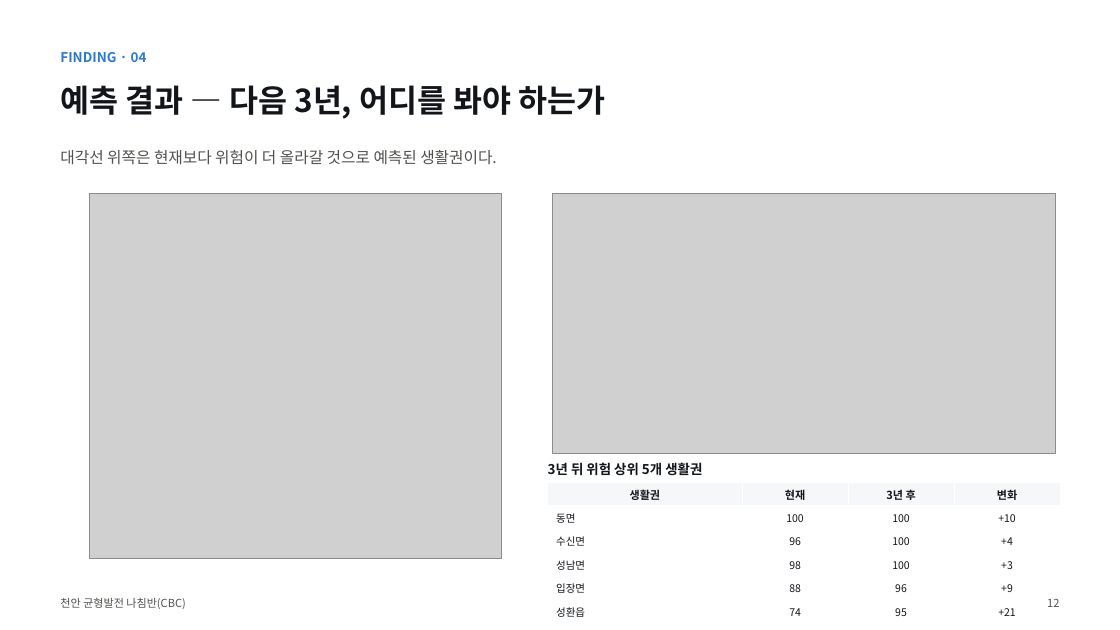
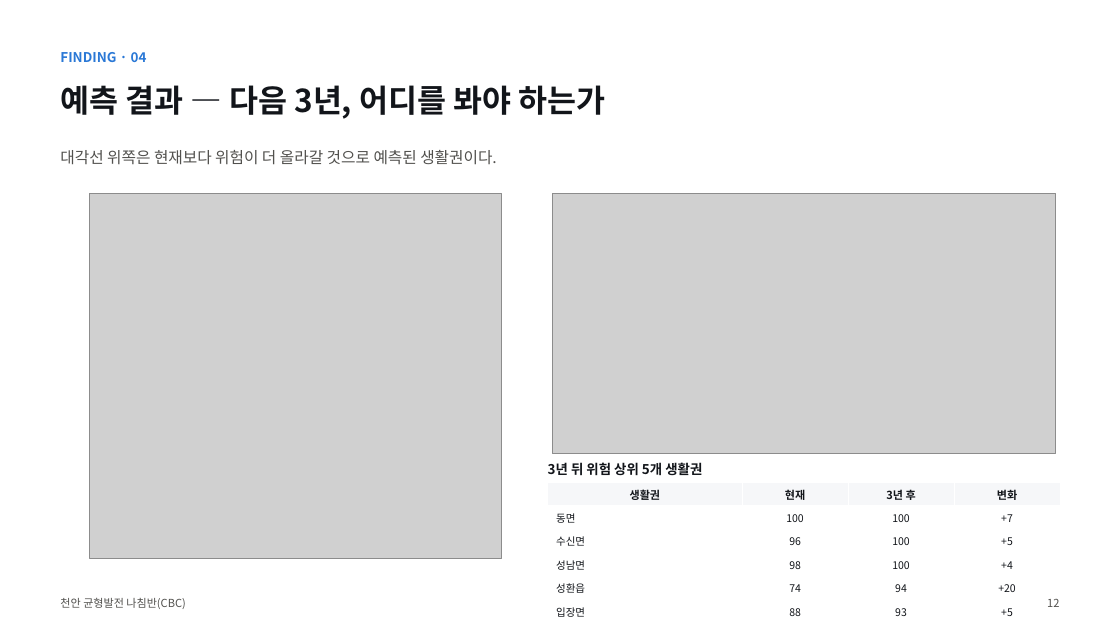
Before and after one commit to BioCode67/2026-AI-, a slide deck: slide 13 of deliverables/기획서_천안균형발전나침반_CBC.pptx. Drawn at 1120x630 pixels with LibreOffice and Linux fonts; fonts in the diff are those of the drawing; grey boxes stand for pictures. Boxes give left, top, right and bottom in pixels: in the first picture for what was removed or moved away, otherwise in the second. Text is boxed around its words. In the diff, an @@ line names an element or a change of style, - is before the commit and + after.

```diff
--- a/deliverables/기획서_천안균형발전나침반_CBC.pptx
+++ b/deliverables/기획서_천안균형발전나침반_CBC.pptx
@@ table at [548,482,1060,623] @@
-row 2, column 4: +10
+row 2, column 4: +7
-row 3, column 4: +4
+row 3, column 4: +5
-row 4, column 4: +3
+row 4, column 4: +4
-row 5: 입장면 | 88 | 96 | +9
+row 5: 성환읍 | 74 | 94 | +20
-row 6: 성환읍 | 74 | 95 | +21
+row 6: 입장면 | 88 | 93 | +5
```
Also in this commit, not shown: 16 other slides changed, 2 slides added, 1 slide removed, 26 other files.
